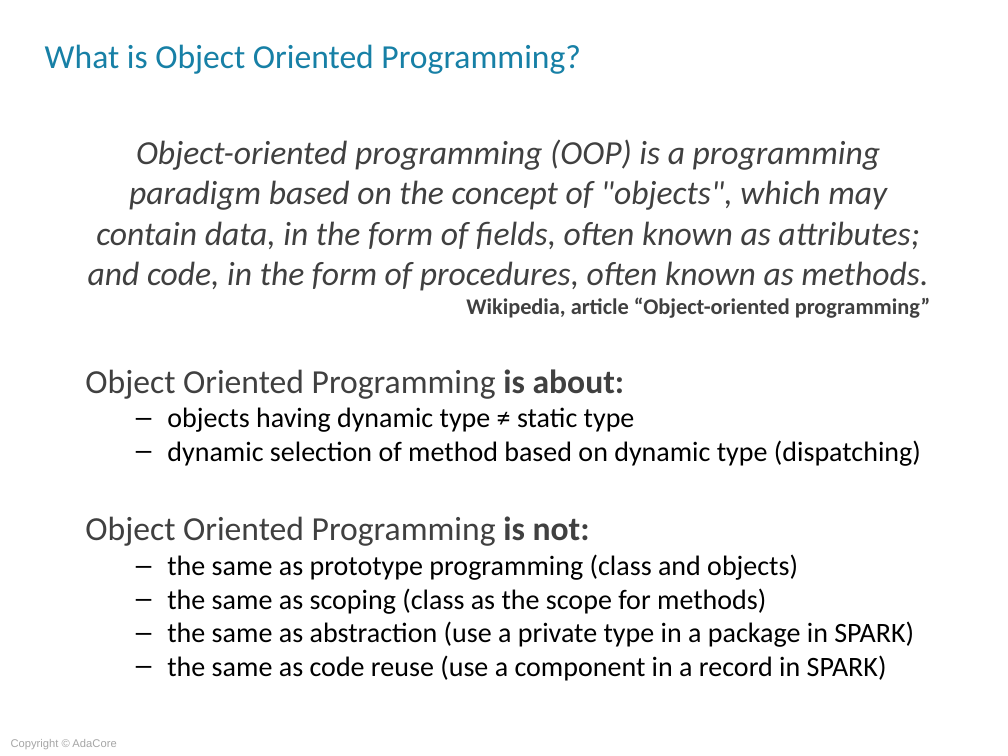
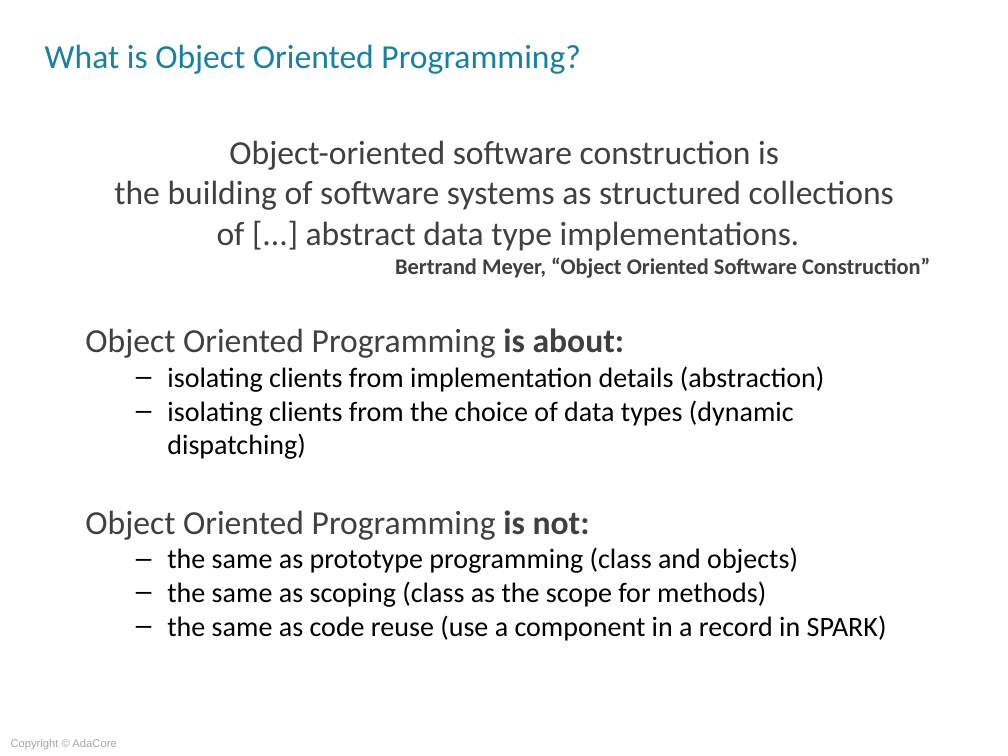
Before and after one commit to AdaCoreU/Courses, a slide deck: slide 2 of lectures/07_Advanced_SPARK/03_Object_Oriented_Programming/Slides/03_Object_Oriented_Programming.ppt. Drawn at 1008x756 pixels with LibreOffice and Linux fonts; fonts in the diff are those of the drawing; background and template pictures are left out. Boxes give left, top, right and bottom in pixels: in the first picture for what was removed or moved away, otherwise in the second. Text is boxed around its words. In the diff, an @@ line names an element or a change of style, - is before the commit and + after.

```diff
--- a/lectures/07_Advanced_SPARK/03_Object_Oriented_Programming/Slides/03_Object_Oriented_Programming.ppt
+++ b/lectures/07_Advanced_SPARK/03_Object_Oriented_Programming/Slides/03_Object_Oriented_Programming.ppt
@@ text at (114, 140, 930, 278): text changed; italic off @@
-Object-oriented programming (OOP) is a programming paradigm based on the concept of "objects", which may contain data, in the form of fields, often known as attributes; and code, in the form of procedures, often known as methods.
-Wikipedia, article “Object-oriented programming”
+Object-oriented software construction is
+the building of software systems as structured collections
+of [...] abstract data type implementations.
+Bertrand Meyer, “Object Oriented Software Construction”
@@ text at (167, 366, 825, 459): text changed @@
-  – objects having dynamic type ≠ static type
-  – dynamic selection of method based on dynamic type (dispatching)
+  – isolating clients from implementation details (abstraction)
+  – isolating clients from the choice of data types (dynamic dispatching)
@@ text at (167, 621, 914, 647): paragraph removed @@
-  – the same as abstraction (use a private type in a package in SPARK)
```
Also in this commit, not shown: 7 other slides changed.
